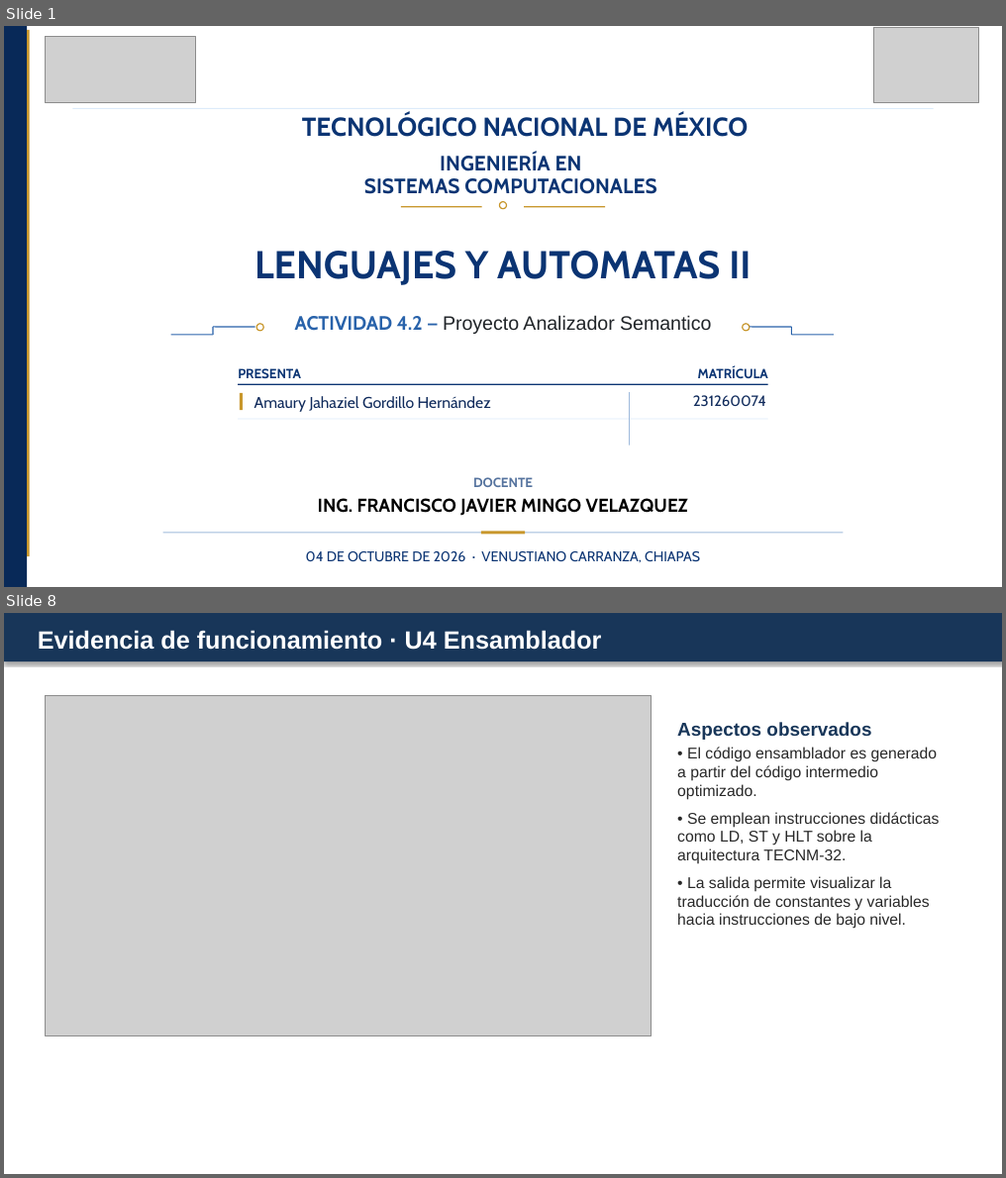
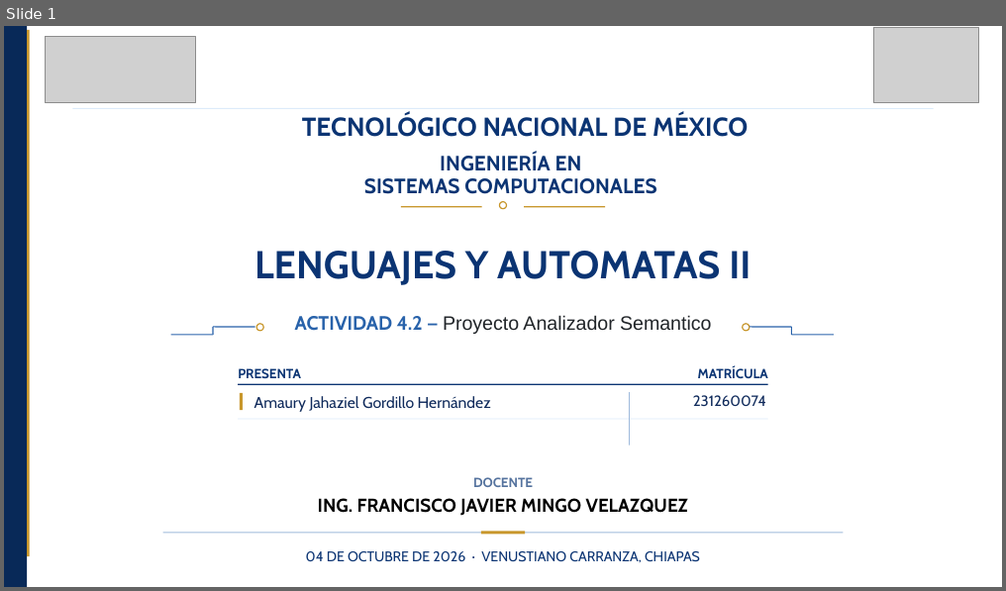
Before and after one commit to amaurycolochos-cpu/LENGUAJES-Y-AUTOMATAS-II, a slide deck: LYA-ll-Tema-4/Actividad 4.2 Proyecto Analizador Semantico_AmauryGordillo_LYA-II_7ISCM.pptx. Shown one above the other, each under a label of ours: slides 1 and 8 before the commit, slide 1 after it; the slides between them are not shown. The pictures are 1006x1178 and 1006x591 pixels, drawn with LibreOffice and Linux fonts; fonts in the diff are those of the drawing; grey boxes stand for pictures; background and template pictures are left out. Boxes give left, top, right and bottom in pixels: in the first picture for what was removed or moved away, otherwise in the second. Text is boxed around its words. In the diff, an @@ line names an element or a change of style, - is before the commit and + after.

```diff
--- a/LYA-ll-Tema-4/Actividad 4.2 Proyecto Analizador Semantico_AmauryGordillo_LYA-II_7ISCM.pptx
+++ b/LYA-ll-Tema-4/Actividad 4.2 Proyecto Analizador Semantico_AmauryGordillo_LYA-II_7ISCM.pptx
@@ slide 8 removed at [4,613,1002,1174], background #FFFFFF @@
@@ rectangle removed at [4,613,1002,662] @@
@@ text removed at [38,630,602,650] @@
-Evidencia de funcionamiento · U4 Ensamblador
@@ picture removed at [46,695,651,1036] @@
@@ text removed at [677,722,871,740] @@
-Aspectos observados
@@ text removed at [677,747,940,929] @@
-• El código ensamblador es generado a partir del código intermedio optimizado.
-• Se emplean instrucciones didácticas como LD, ST y HLT sobre la arquitectura TECNM-32.
-• La salida permite visualizar la traducción de constantes y variables hacia instrucciones de bajo nivel.
```
Also in this commit, not shown: 2 slides changed, 12 slides added, 9 other slides removed.
